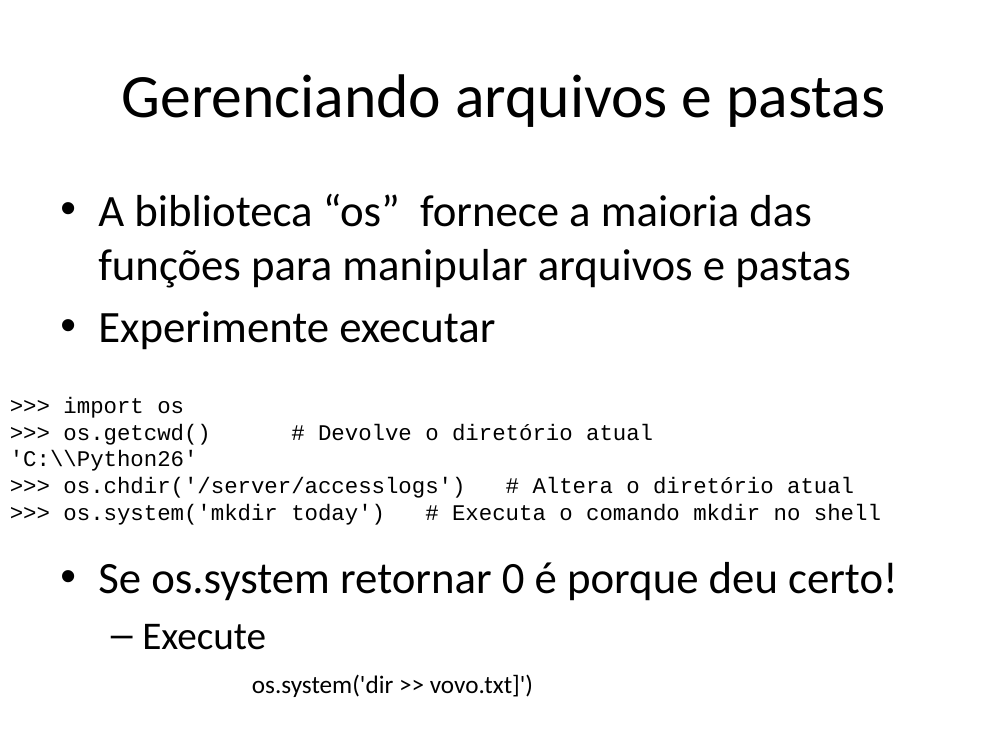
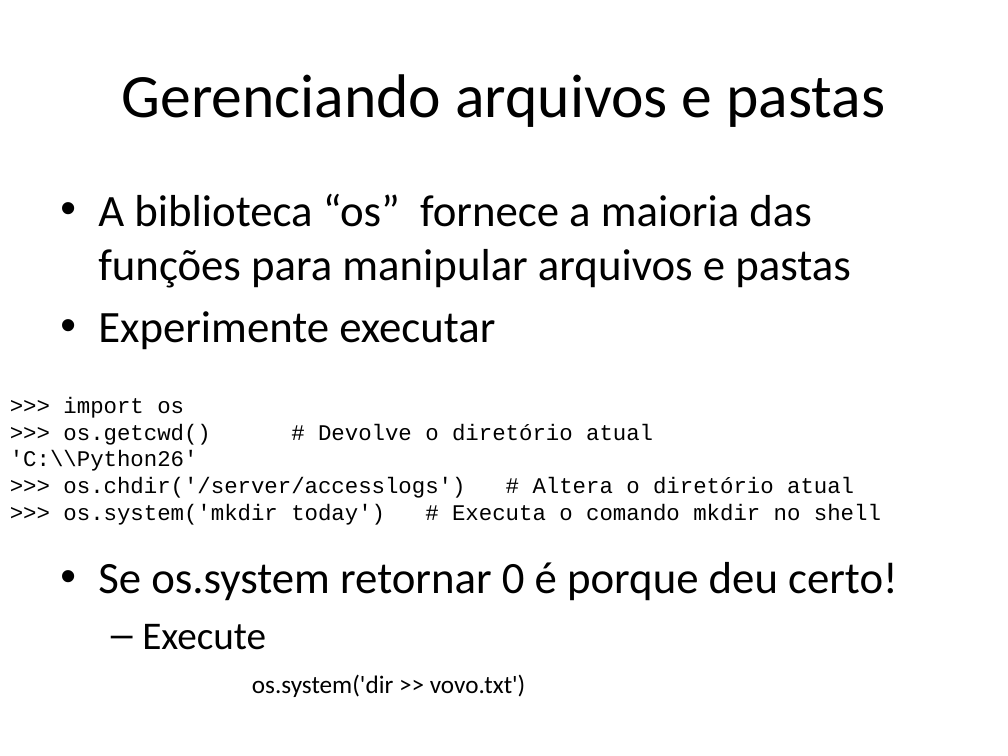
Before and after one commit to niviaquental/niviaquental.github.io, a slide deck: slide 9 of AutomacaoComScripts/Aula07-Arquivos/07-Arquivos.pptx. Drawn at 1008x756 pixels with LibreOffice and Linux fonts; fonts in the diff are those of the drawing; background and template pictures are left out. Boxes give left, top, right and bottom in pixels: in the first picture for what was removed or moved away, otherwise in the second. Text is boxed around its words. In the diff, an @@ line names an element or a change of style, - is before the commit and + after.

Commit message:
7-Arquivos

```diff
--- a/AutomacaoComScripts/Aula07-Arquivos/07-Arquivos.pptx
+++ b/AutomacaoComScripts/Aula07-Arquivos/07-Arquivos.pptx
@@ text at [252, 674, 526, 697]: text changed @@
-os.system('dir >> vovo.txt]')
+os.system('dir >> vovo.txt')
```
Also in this commit, not shown: 2 other files.
